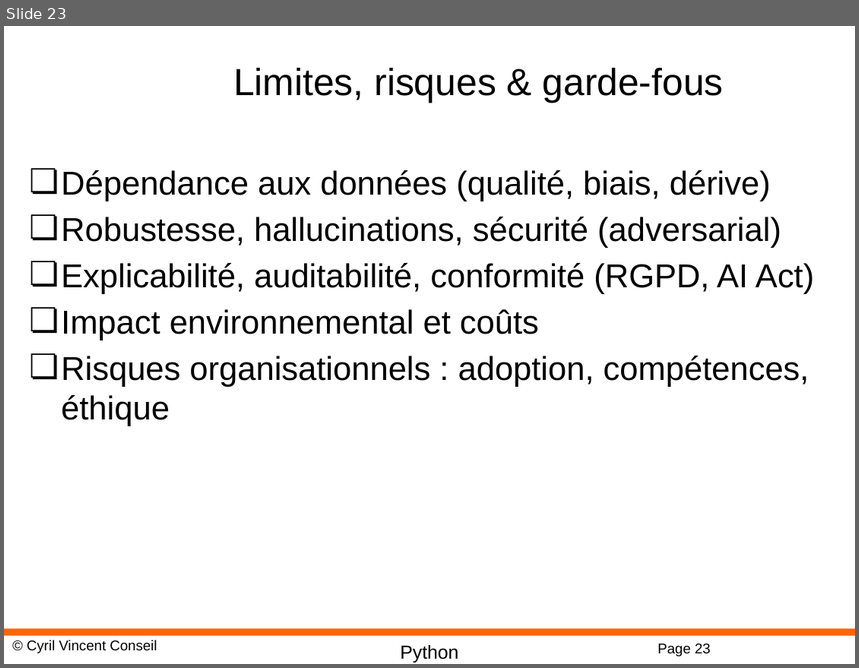
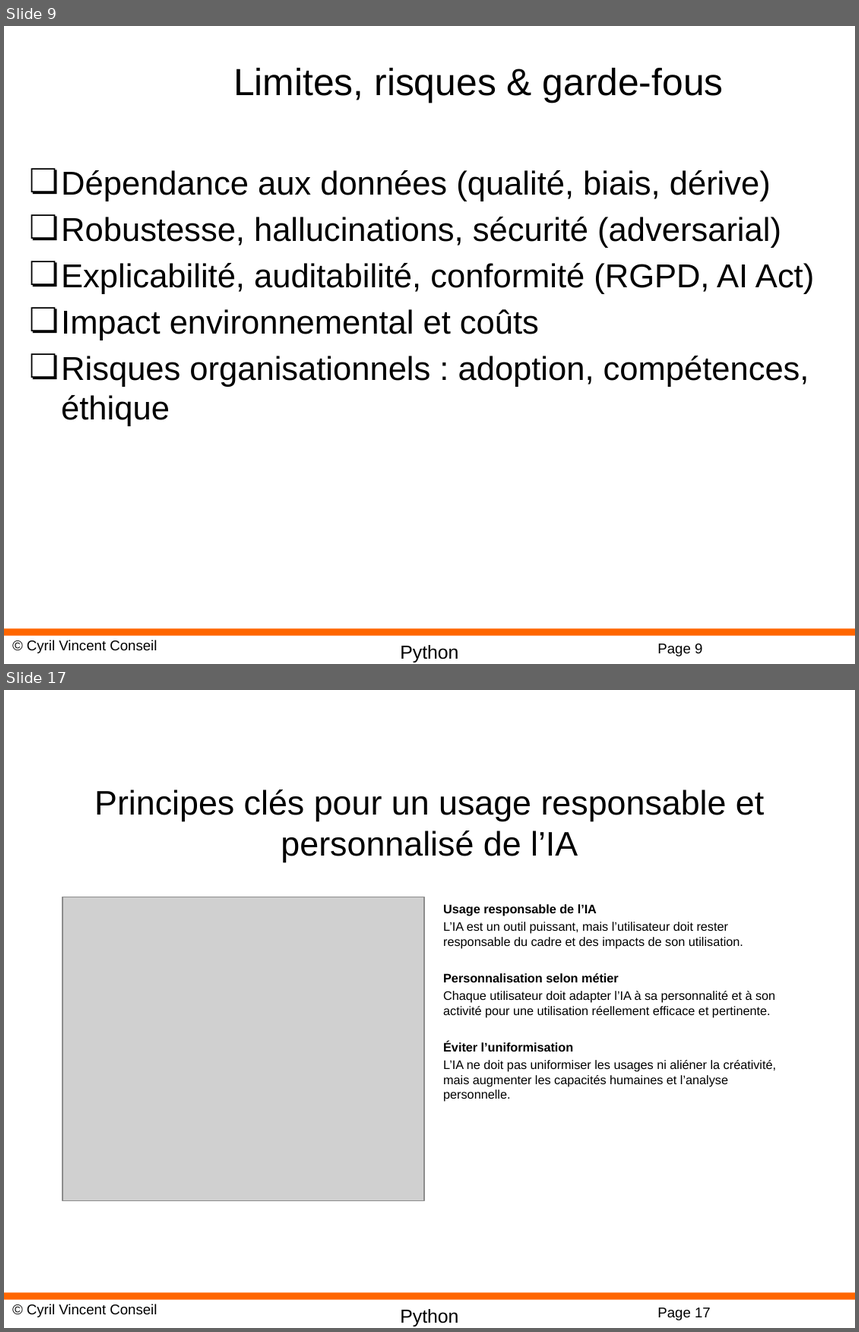
Before and after one commit to cyrilvincent/IA-LLM, a slide deck: AI01-Intro.pptx. Shown one above the other, each under a label of ours: slide 23 before the commit, slides 9 and 17 after it; the slides between them are not shown. The pictures are 859x668 and 859x1332 pixels, drawn with LibreOffice and Linux fonts; fonts in the diff are those of the drawing; grey boxes stand for pictures; background and template pictures are left out. Boxes give left, top, right and bottom in pixels: in the first picture for what was removed or moved away, otherwise in the second. Text is boxed around its words. In the diff, an @@ line names an element or a change of style, - is before the commit and + after.

```diff
--- a/AI01-Intro.pptx
+++ b/AI01-Intro.pptx
@@ slide 17 added at [4,690,855,1328], background #FFFFFF; not listed: 4 template elements that a slide beside it also shows @@
@@ title added at [94,790,764,863], 28.8 pt, text #000000 @@
+Principes clés pour un usage responsable et personnalisé de l’IA
@@ picture added at [63,897,424,1201] @@
@@ text added at [443,904,776,1102], 10.5 pt, text #000000 @@
+Usage responsable de l’IA
+  L’IA est un outil puissant, mais l’utilisateur doit rester responsable du cadre et des impacts de son utilisation.
+Personnalisation selon métier
+  Chaque utilisateur doit adapter l’IA à sa personnalité et à son activité pour une utilisation réellement efficace et pertinente.
+Éviter l’uniformisation
+  L’IA ne doit pas uniformiser les usages ni aliéner la créativité, mais augmenter les capacités humaines et l’analyse personnelle.
@@ what was slide 23 is now slide 9 @@
@@ page number at [658,644,702,657]: text changed @@
-Page 23
+Page 9
```
Also in this commit, not shown: 7 other slides added, 27 slides removed, 15 other files.
